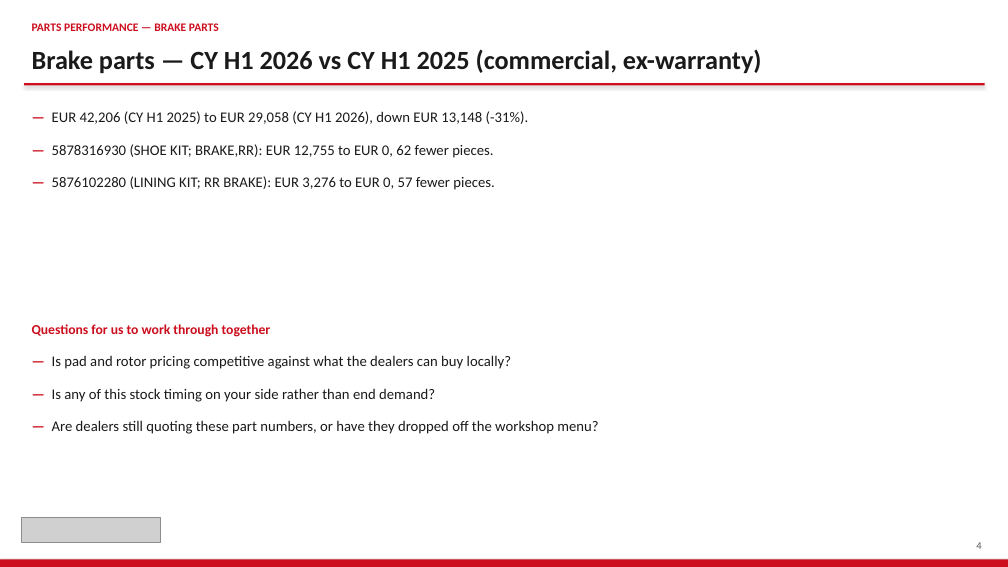
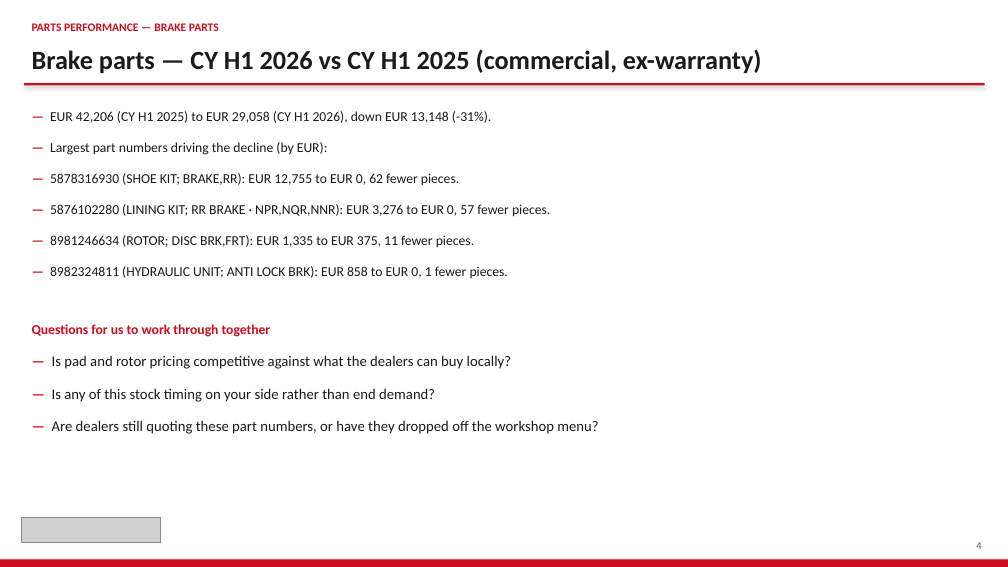
Before and after one commit to jeromio1987/ISZE, a slide deck: slide 4 of 09_meetings/IBX_Sales_Review_2026/ISZE_IBX_Sales_Review_FY2027.pptx. Drawn at 1008x567 pixels with LibreOffice and Linux fonts; fonts in the diff are those of the drawing; grey boxes stand for pictures. Boxes give left, top, right and bottom in pixels: in the first picture for what was removed or moved away, otherwise in the second. Text is boxed around its words. In the diff, an @@ line names an element or a change of style, - is before the commit and + after.

```diff
--- a/09_meetings/IBX_Sales_Review_2026/ISZE_IBX_Sales_Review_FY2027.pptx
+++ b/09_meetings/IBX_Sales_Review_2026/ISZE_IBX_Sales_Review_FY2027.pptx
@@ text at bbox=[50, 111, 491, 186]: size 14 to 13 pt in "— EUR 42,206 (CY H1 2025) to ...", "— 5878316930 (SHOE KIT; BRAKE,RR): EUR 12,755 ..." @@
@@ text at bbox=[50, 142, 328, 155]: paragraph added @@
+— Largest part numbers driving the decline (by EUR):
@@ text at bbox=[50, 204, 550, 278]: text changed; size 14 to 13 pt @@
-— 5876102280 (LINING KIT; RR BRAKE): EUR 3,276 to EUR 0, 57 fewer pieces.
+— 5876102280 (LINING KIT; RR BRAKE · NPR,NQR,NNR): EUR 3,276 to EUR 0, 57 fewer pieces.
+— 8981246634 (ROTOR; DISC BRK,FRT): EUR 1,335 to EUR 375, 11 fewer pieces.
+— 8982324811 (HYDRAULIC UNIT; ANTI LOCK BRK): EUR 858 to EUR 0, 1 fewer pieces.
```
Also in this commit, not shown: 4 other slides changed, 4 other files.
